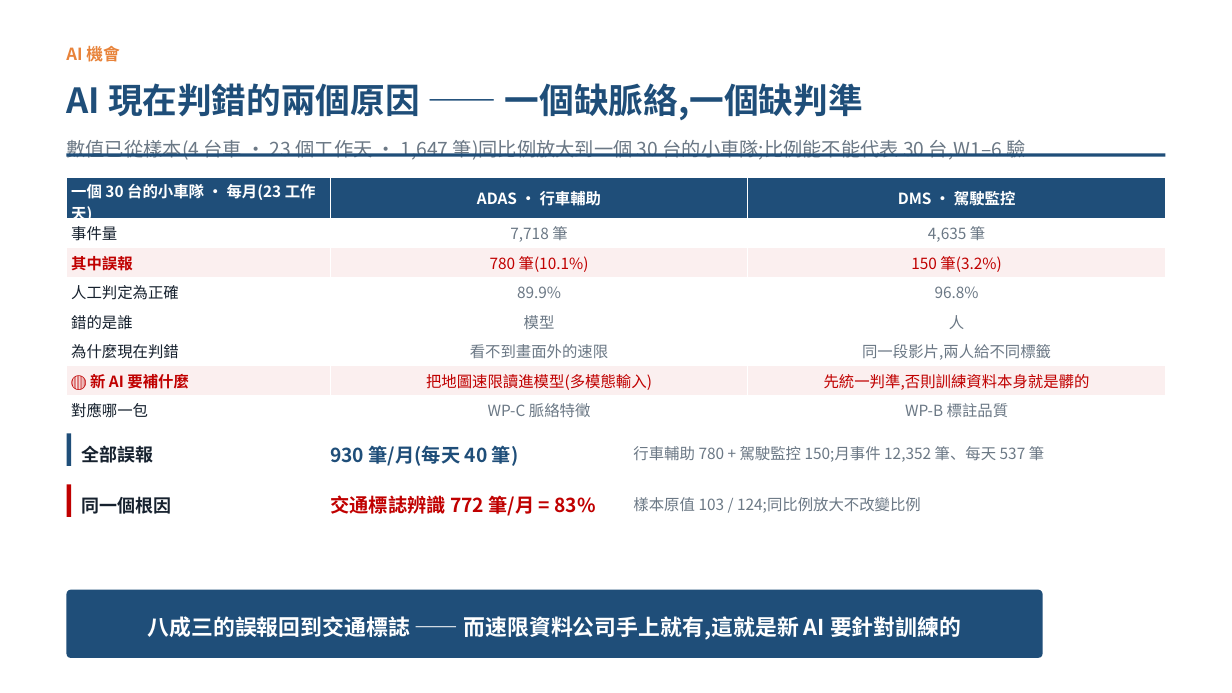
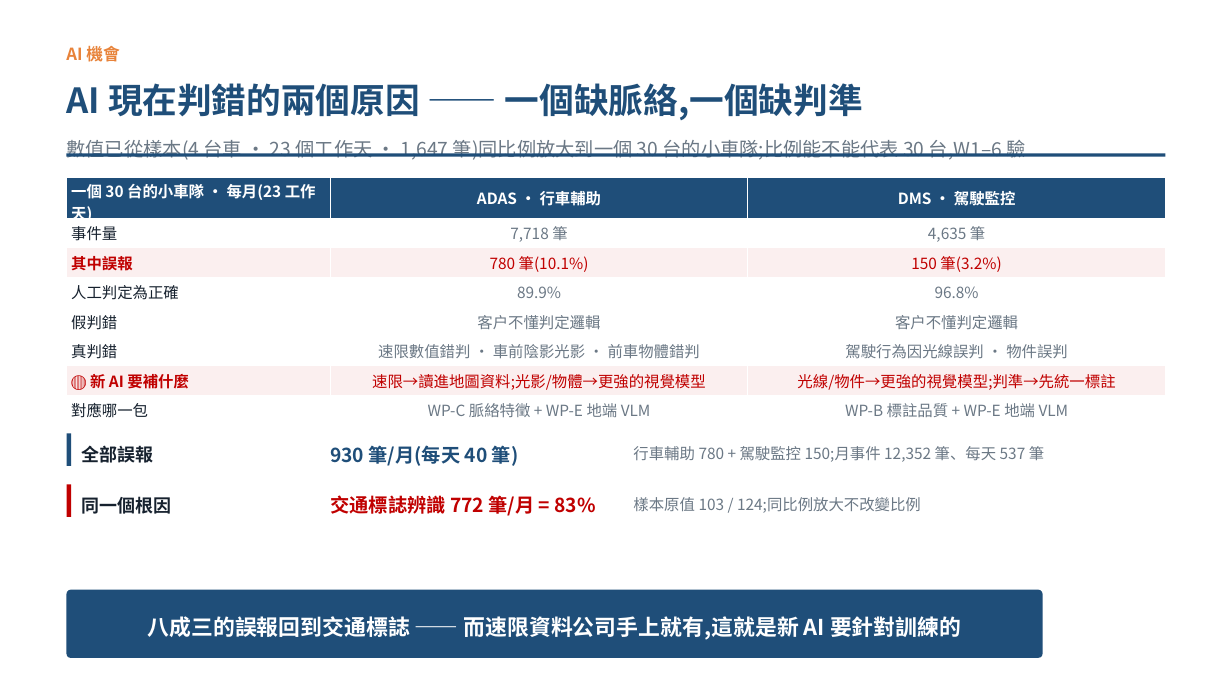
Before and after one commit to pokai-huang0828/UTS_workspace, a slide deck: slide 4 of Artificial Intelligence for Enterprises/Assessment3/Huang_26254793_421104_Assessment 3.pptx. Drawn at 1232x693 pixels with LibreOffice and Linux fonts; fonts in the diff are those of the drawing. Boxes give left, top, right and bottom in pixels: in the first picture for what was removed or moved away, otherwise in the second. Text is boxed around its words. In the diff, an @@ line names an element or a change of style, - is before the commit and + after.

```diff
--- a/Artificial Intelligence for Enterprises/Assessment3/Huang_26254793_421104_Assessment 3.pptx
+++ b/Artificial Intelligence for Enterprises/Assessment3/Huang_26254793_421104_Assessment 3.pptx
@@ table at <box>67,177,1165,422</box> @@
-row 5: 錯的是誰 | 模型 | 人
+row 5: 假判錯 | 客戶不懂判定邏輯 | 客戶不懂判定邏輯
-row 6: 為什麼現在判錯 | 看不到畫面外的速限 | 同一段影片,兩人給不同標籤
+row 6: 真判錯 | 速限數值錯判 · 車前陰影光影 · 前車物體錯判 | 駕駛行為因光線誤判 · 物件誤判
-row 7, column 2: 把地圖速限讀進模型(多模態輸入)
+row 7, column 2: 速限→讀進地圖資料;光影/物體→更強的視覺模型
-row 7, column 3: 先統一判準,否則訓練資料本身就是髒的
+row 7, column 3: 光線/物件→更強的視覺模型;判準→先統一標註
-row 8, column 2: WP-C 脈絡特徵
+row 8, column 2: WP-C 脈絡特徵 + WP-E 地端 VLM
-row 8, column 3: WP-B 標註品質
+row 8, column 3: WP-B 標註品質 + WP-E 地端 VLM
```
Also in this commit, not shown: 4 other files.
